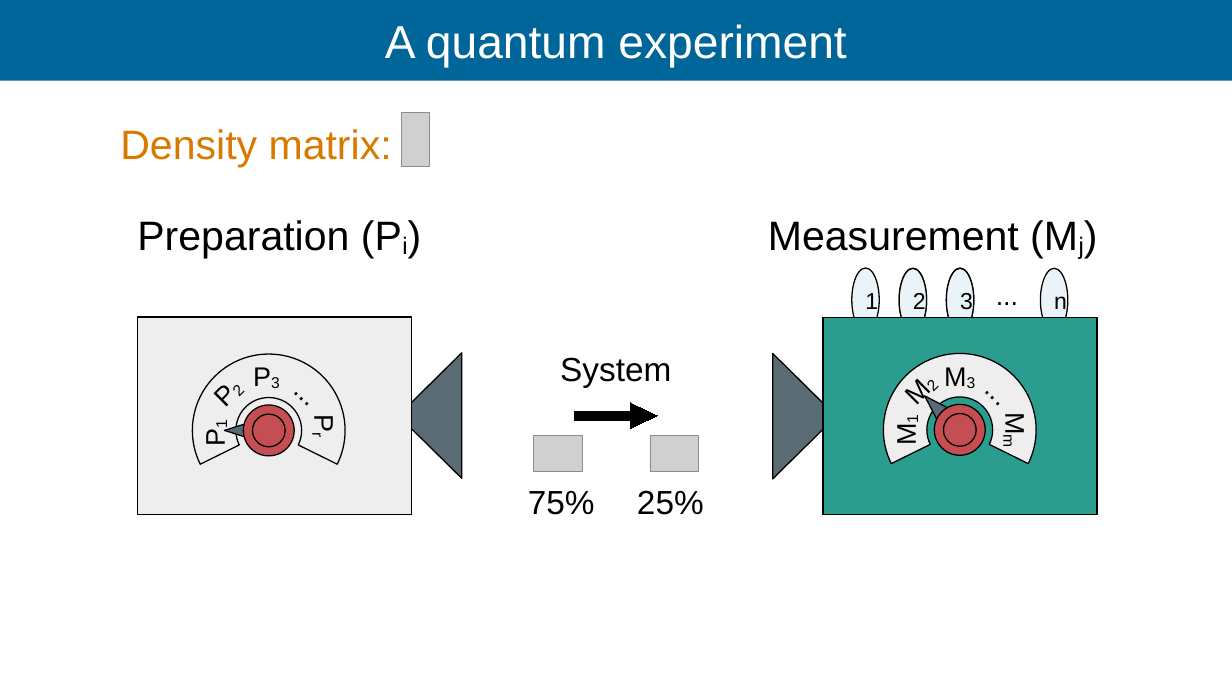
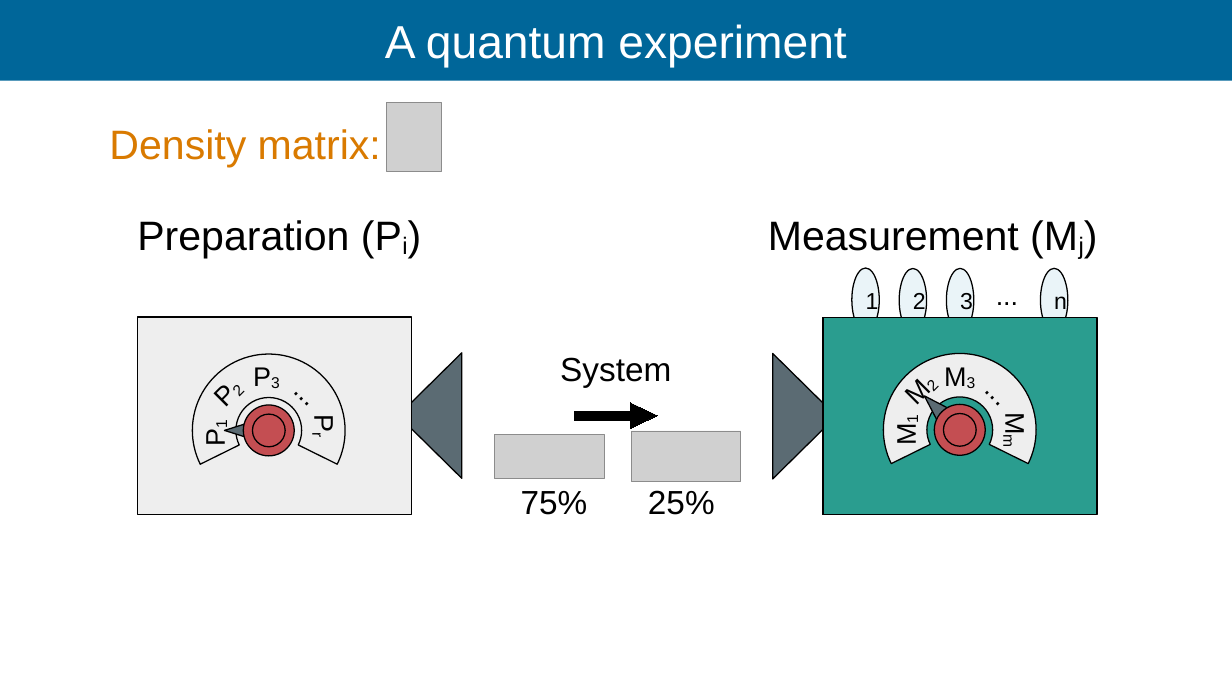
Before and after one commit to Ismaele-vincent/PhD, a slide deck: slide 52 of 2026/Talks/ILL Seminar/ILL seminar 2026 ver2.odp (slide 54 before the commit). Drawn at 1232x693 pixels with LibreOffice and Linux fonts; fonts in the diff are those of the drawing; grey boxes stand for pictures; background and template pictures are left out. Boxes give left, top, right and bottom in pixels: in the first picture for what was removed or moved away, otherwise in the second. Text is boxed around its words. In the diff, an @@ line names an element or a change of style, - is before the commit and + after.

```diff
--- a/2026/Talks/ILL Seminar/ILL seminar 2026 ver2.odp
+++ b/2026/Talks/ILL Seminar/ILL seminar 2026 ver2.odp
@@ more space between paragraphs in 3 elements at (521, 491, 588, 515), (648, 490, 715, 515), (109, 129, 381, 167) @@
@@ text "Density matrix:": place and size @@
-text "Density matrix:" at (120, 129, 392, 167)
+text "Density matrix:" at (109, 129, 381, 167)
@@ picture: place and size @@
-picture at (401, 113, 429, 166)
+picture at (387, 103, 441, 171)
@@ picture: place and size @@
-picture at (533, 435, 583, 471)
+picture at (494, 434, 604, 478)
@@ picture: place and size @@
-picture at (650, 435, 698, 471)
+picture at (631, 431, 741, 482)
@@ text "25%": place and size @@
-text "25%" at (637, 490, 704, 515)
+text "25%" at (648, 490, 715, 515)
```
Also in this commit, not shown: 20 other slides changed, 16 slides added, 5 slides removed, 4 other files.
